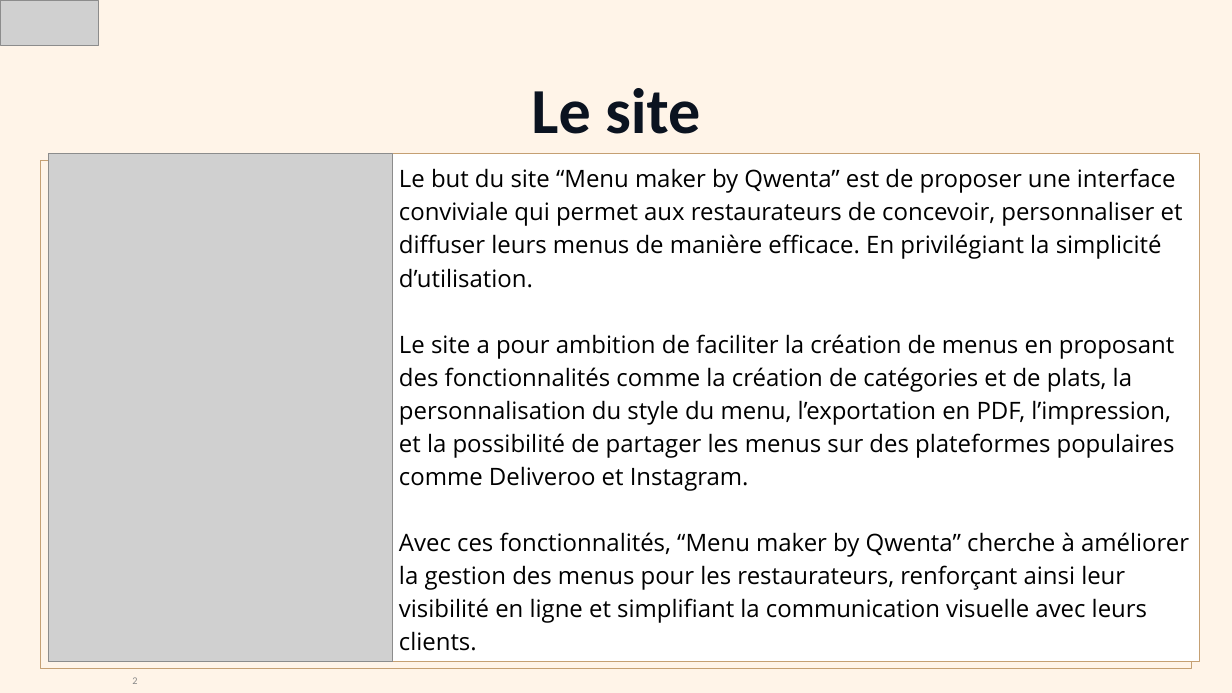
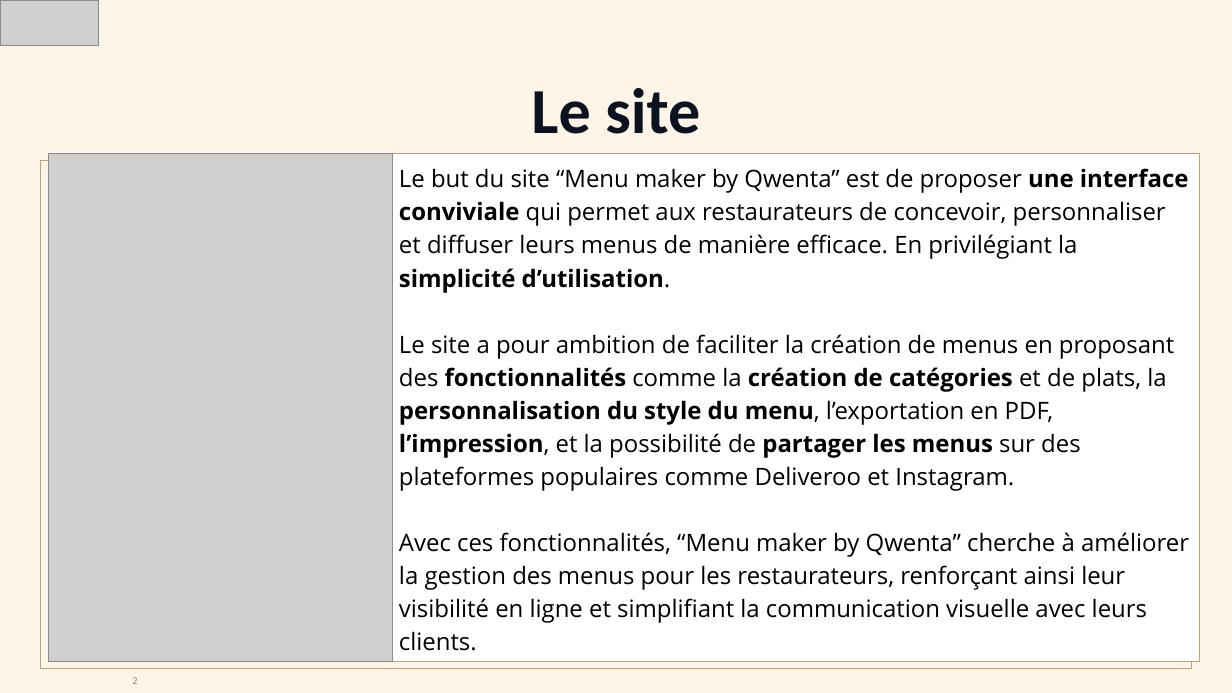
Before and after one commit to Weeskin/P7_-_Planifiez_le_developpement_du_site_de_votre_client, a slide deck: slide 2 of 4_Presentation_générale/Sourice_Pierre_4_solution technique_08022024.pptx. Drawn at 1232x693 pixels with LibreOffice and Linux fonts; fonts in the diff are those of the drawing; grey boxes stand for pictures. Boxes give left, top, right and bottom in pixels: in the first picture for what was removed or moved away, otherwise in the second. Text is boxed around its words. In the diff, an @@ line names an element or a change of style, - is before the commit and + after.

```diff
--- a/4_Presentation_générale/Sourice_Pierre_4_solution technique_08022024.pptx
+++ b/4_Presentation_générale/Sourice_Pierre_4_solution technique_08022024.pptx
@@ text at bbox=[399, 168, 1189, 491]: bold on in "une interface conviviale simplicité d’utilisation.", "fonctionnalités création de catégories personnalisation du s ..." @@
```
Also in this commit, not shown: 1 other file.
